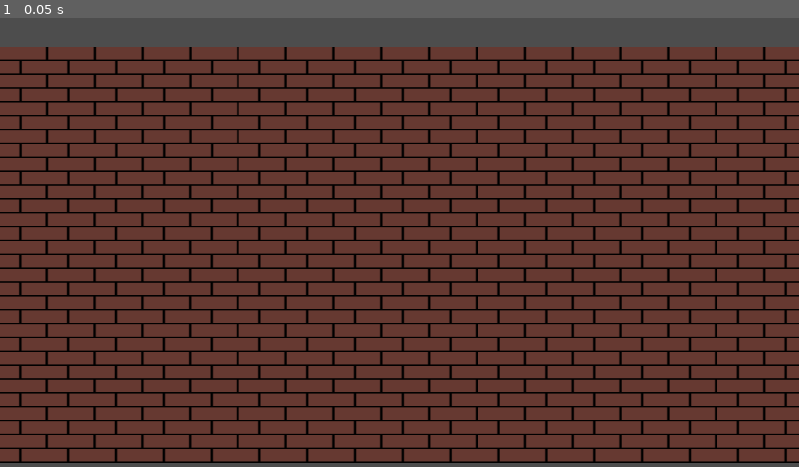
Above: before the commit, frame 1.
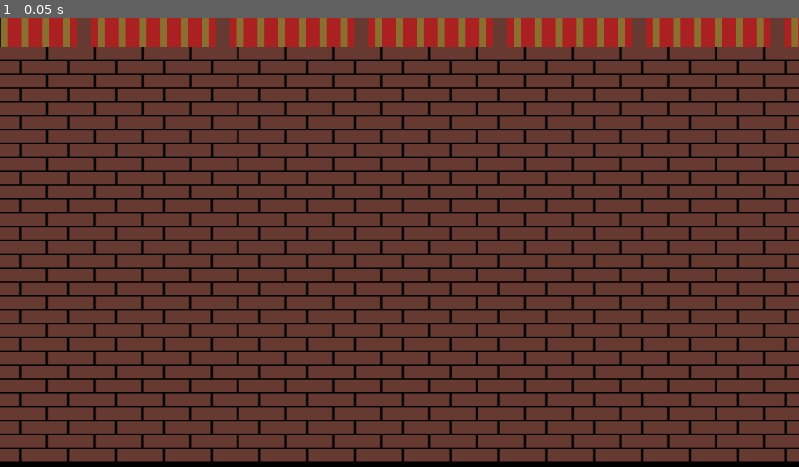
Above: after the commit, the same moment.

Repository: CISC204-S26/hw4-claralg-khardy
Game: Godot game, scene res://Scenes/dev_room.tscn
The game is run twice, just before and just after one commit, with the same random seed, the same clock (stepped at 60 frames per second) and the same inputs. The project has no main scene, so this scene is started directly.
Inputs:
- Up to frame 1 (0.05 s): no input

The runs differ from the first frame. In frame 1, 7.3% of the frame differs, in the area x 0-100%, y 0-100%.

Commit message:
Added wallpaper sprite

Diff:
--- a/emoh-enog/Scenes/dev_room.tscn
+++ b/emoh-enog/Scenes/dev_room.tscn
@@ -1,6 +1,7 @@
 [gd_scene format=3 uid="uid://kb4khjfbgwd7"]
 
 [ext_resource type="Texture2D" uid="uid://bldn2lt45mk4k" path="res://Assets/Sprites/PlanksTexture.png" id="1_h2on6"]
+[ext_resource type="Texture2D" uid="uid://cju0fxbbhmidr" path="res://Assets/Sprites/Wallpaper.png" id="2_xdmeh"]
 
 [node name="DevRoom" type="Node2D" unique_id=1010922934]
 
@@ -65,3 +66,61 @@
 position = Vector2(1207, 142)
 scale = Vector2(1.725, 1)
 texture = ExtResource("1_h2on6")
+
+[node name="Walls" type="Node" parent="." unique_id=1701604528]
+
+[node name="Wallpaper" type="Sprite2D" parent="Walls" unique_id=494906655]
+position = Vector2(101, -58)
+texture = ExtResource("2_xdmeh")
+
+[node name="Wallpaper2" type="Sprite2D" parent="Walls" unique_id=2067046225]
+position = Vector2(301, -58)
+texture = ExtResource("2_xdmeh")
+
+[node name="Wallpaper3" type="Sprite2D" parent="Walls" unique_id=2128199186]
+position = Vector2(501, -58)
+texture = ExtResource("2_xdmeh")
+
+[node name="Wallpaper4" type="Sprite2D" parent="Walls" unique_id=1519520198]
+position = Vector2(701, -58)
+texture = ExtResource("2_xdmeh")
+
+[node name="Wallpaper5" type="Sprite2D" parent="Walls" unique_id=195342343]
+position = Vector2(901, -58)
+texture = ExtResource("2_xdmeh")
+
+[node name="Wallpaper6" type="Sprite2D" parent="Walls" unique_id=1772516346]
+position = Vector2(1101, -58)
+texture = ExtResource("2_xdmeh")
+
+[node name="Wallpaper7" type="Sprite2D" parent="Walls" unique_id=331261376]
+position = Vector2(1301, -58)
+texture = ExtResource("2_xdmeh")
+
+[node name="Wallpaper8" type="Sprite2D" parent="Walls" unique_id=661793716]
+position = Vector2(101, -258)
+texture = ExtResource("2_xdmeh")
+
+[node name="Wallpaper9" type="Sprite2D" parent="Walls" unique_id=330747049]
+position = Vector2(301, -258)
+texture = ExtResource("2_xdmeh")
+
+[node name="Wallpaper10" type="Sprite2D" parent="Walls" unique_id=563391781]
+position = Vector2(501, -258)
+texture = ExtResource("2_xdmeh")
+
+[node name="Wallpaper11" type="Sprite2D" parent="Walls" unique_id=2060972397]
+position = Vector2(701, -258)
+texture = ExtResource("2_xdmeh")
+
+[node name="Wallpaper12" type="Sprite2D" parent="Walls" unique_id=1270421277]
+position = Vector2(901, -258)
+texture = ExtResource("2_xdmeh")
+
+[node name="Wallpaper13" type="Sprite2D" parent="Walls" unique_id=2034794520]
+position = Vector2(1101, -258)
+texture = ExtResource("2_xdmeh")
+
+[node name="Wallpaper14" type="Sprite2D" parent="Walls" unique_id=1818605888]
+position = Vector2(1301, -258)
+texture = ExtResource("2_xdmeh")
--- a/emoh-enog/project.godot
+++ b/emoh-enog/project.godot
@@ -23,3 +23,4 @@
 rendering_device/driver.windows="d3d12"
 renderer/rendering_method="gl_compatibility"
 renderer/rendering_method.mobile="gl_compatibility"
+environment/defaults/default_clear_color=Color(0, 0, 0, 1)
Binary file added: emoh-enog/Assets/Sprites/Wallpaper.png
Not shown, added: emoh-enog/Assets/Sprites/Wallpaper.png.import
